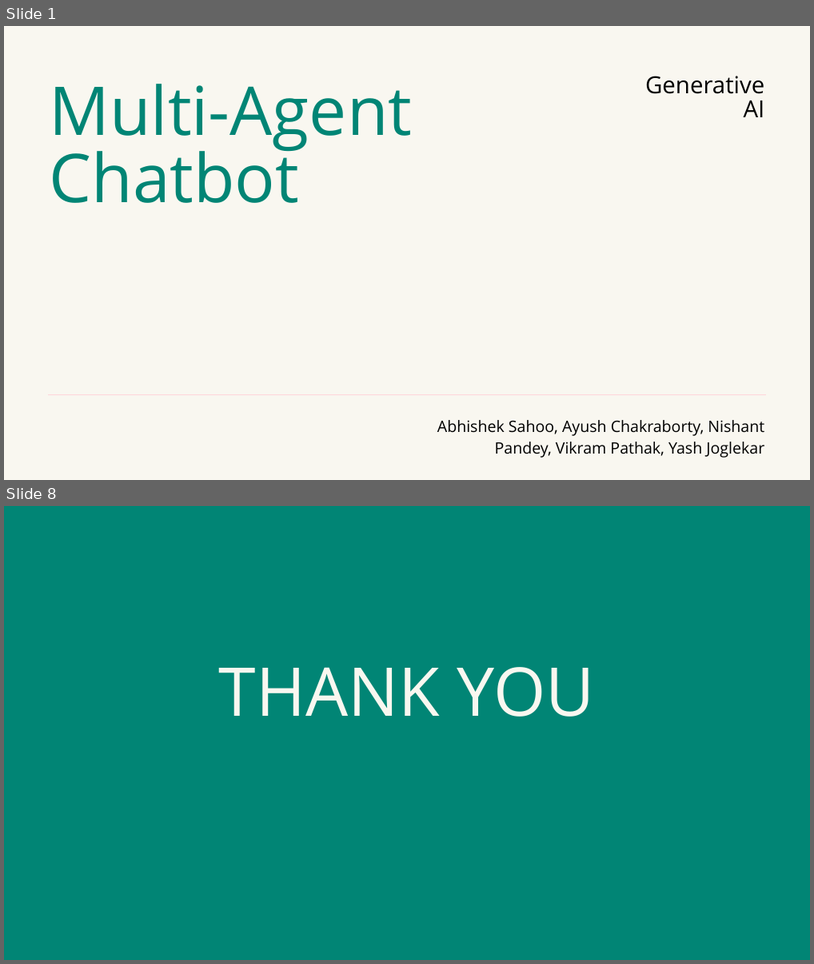
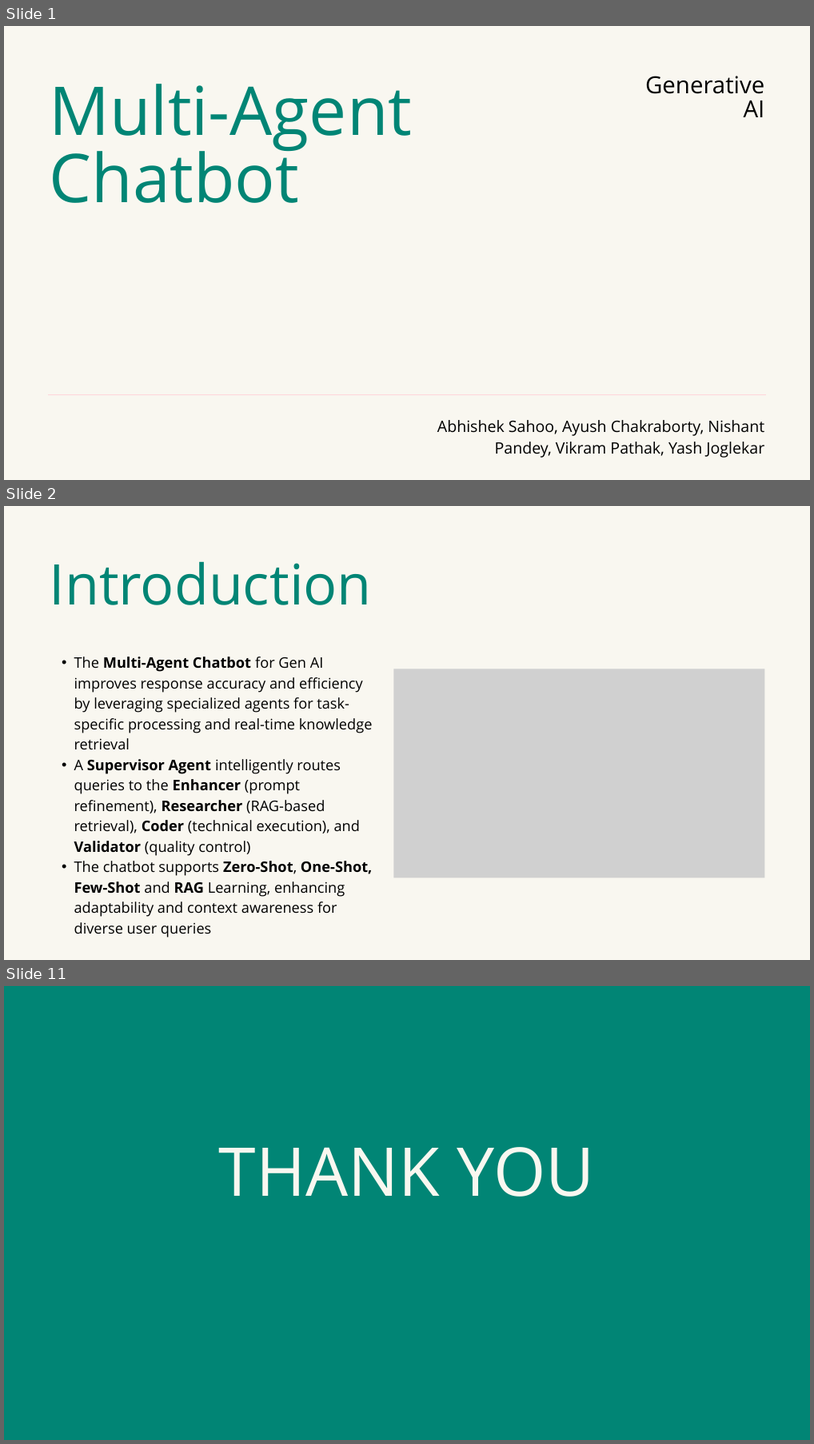
Before and after one commit to YASHBRO/GenAi-Final-Project, a slide deck: Multi-Agent Chatbot.pptx. Shown one above the other, each under a label of ours: slides 1 and 8 before the commit, slides 1, 2 and 11 after it; the slides between them are not shown. The pictures are 814x964 and 814x1444 pixels, drawn with LibreOffice and Linux fonts; fonts in the diff are those of the drawing; grey boxes stand for pictures. Boxes give left, top, right and bottom in pixels: in the first picture for what was removed or moved away, otherwise in the second. Text is boxed around its words. In the diff, an @@ line names an element or a change of style, - is before the commit and + after.

```diff
--- a/Multi-Agent Chatbot.pptx
+++ b/Multi-Agent Chatbot.pptx
@@ slide 2 added at (4,506,810,960), background #F9F7F0 @@
@@ text added at (50,561,372,605), 100 pt, text #018575 @@
+Introduction
@@ text added at (74,656,373,937), 26 pt, text #000000 @@
+  • The Multi-Agent Chatbot for Gen AI improves response accuracy and efficiency by leveraging specialized agents for task-specific processing and real-time knowledge retrieval
+  • A Supervisor Agent intelligently routes queries to the Enhancer (prompt refinement), Researcher (RAG-based retrieval), Coder (technical execution), and Validator (quality control)
+  • The chatbot supports Zero-Shot, One-Shot, Few-Shot and RAG Learning, enhancing adaptability and context awareness for diverse user queries
@@ picture added at (394,669,766,878) @@
@@ what was slide 8 is now slide 11 @@
```
Also in this commit, not shown: 2 slides changed, 6 other slides added, 4 slides removed.
